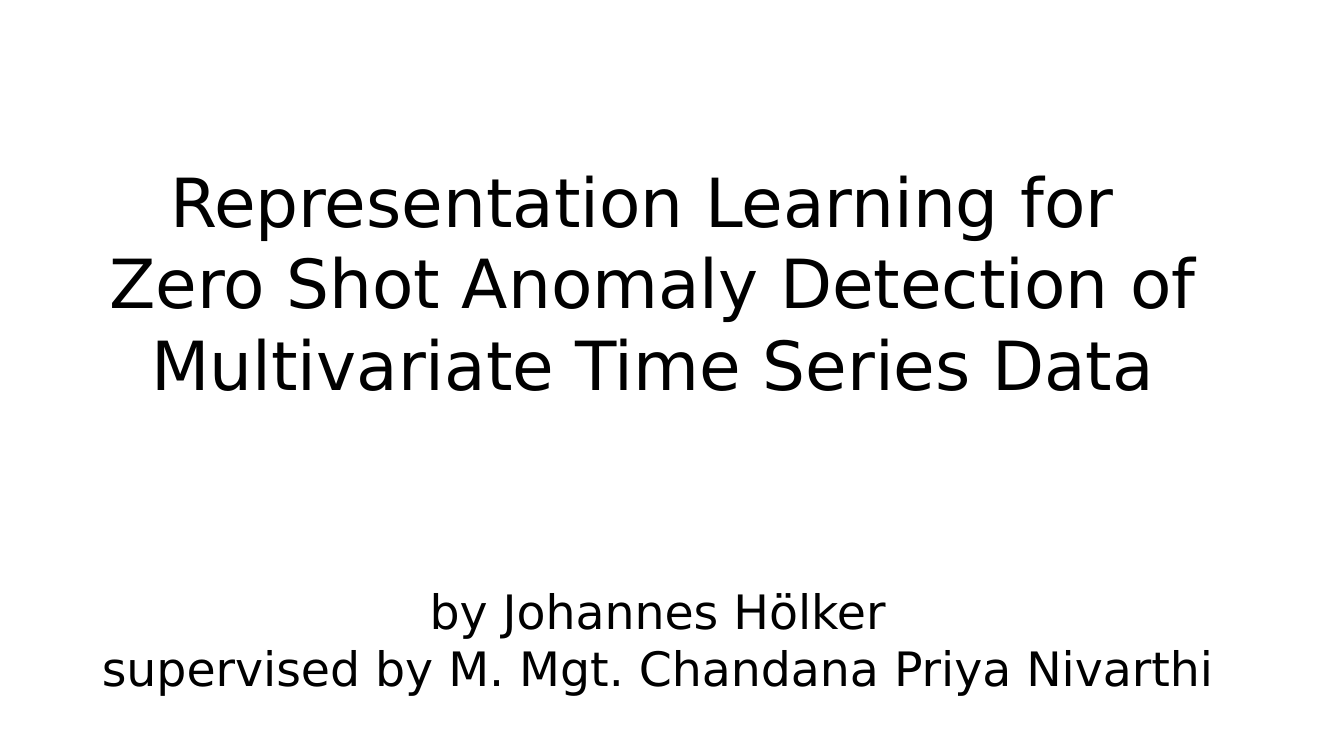
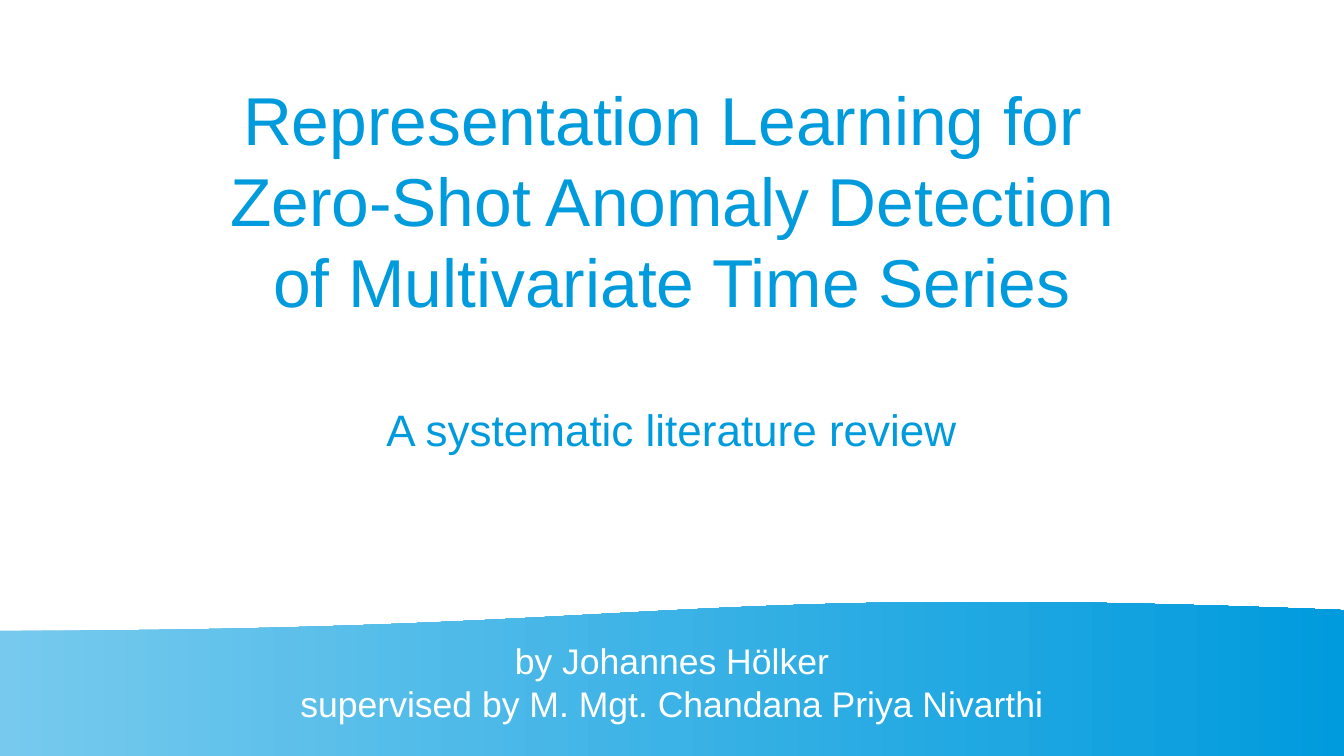
Before and after one commit to johanneshoelker/Smart-Systems-Paper, a slide deck: slide 1 of Presentation/Kolloq.odp. Drawn at 1344x756 pixels with LibreOffice and Linux fonts; fonts in the diff are those of the drawing. Boxes give left, top, right and bottom in pixels: in the first picture for what was removed or moved away, otherwise in the second. Text is boxed around its words. In the diff, an @@ line names an element or a change of style, - is before the commit and + after.

```diff
--- a/Presentation/Kolloq.odp
+++ b/Presentation/Kolloq.odp
@@ subtitle at (x1=230, y1=96, x2=1114, y2=455): text changed; font DejaVu Sans to Arial; text colour #000000 to #009BDD @@
-Representation Learning for
-Zero Shot Anomaly Detection of Multivariate Time Series Data
+Representation Learning for
+Zero-Shot Anomaly Detection
+of Multivariate Time Series
+A systematic literature review
@@ flow chart document added at (x1=0, y1=600, x2=1344, y2=756), fill gradient #77CAEE to #75C9EE to #73C9ED to #71C8ED to #6FC7ED to #6EC6ED @@
@@ title "by Johannes Hölker" moved from (x1=102, y1=593, x2=1213, y2=696) to (x1=300, y1=648, x2=1042, y2=724) @@
@@ title "by Johannes Hölker" at (x1=300, y1=648, x2=1042, y2=724): size 28 to 21 pt, font DejaVu Sans to Arial, text colour #000000 to #FFFFFF @@
```
Also in this commit, not shown: 11 slides added, 2 slides removed, 1 other file.
